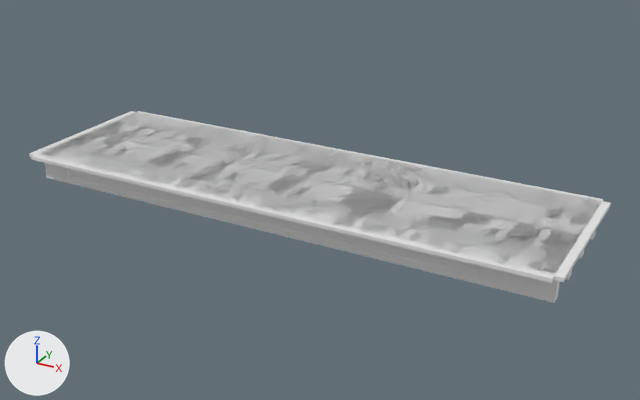
A saved change to the OBJ model IFC/PSC/Mumbai/Sup_Str/M_35_2L_OF_P/model.obj.
One viewpoint serves both versions: a 50 mm camera at (43.5, -40.4, 21.1) aimed at (18.8, 4.6, -1.4). Every picture has the same lights, and +X, +Y and +Z are marked at lower left. The older version comes first. Where no turn or scale is listed for an object, it has been applied to the vertices. Vertices at exactly the same position are counted once.

Names of what the first picture shows: 'model'.
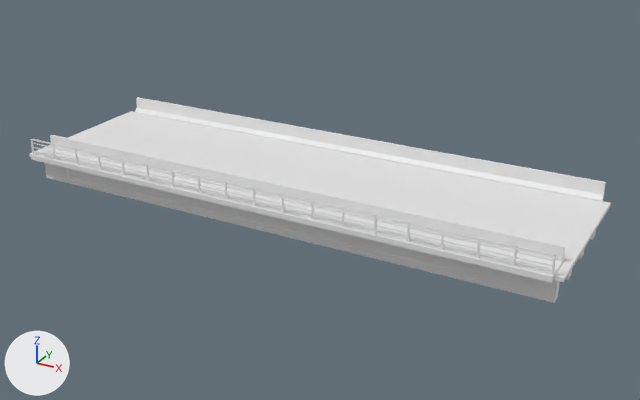
The change, as a diff of the scene's bpy script:
```diff
--- a/IFC/PSC/Mumbai/Sup_Str/M_35_2L_OF_P/model.obj.py
+++ b/IFC/PSC/Mumbai/Sup_Str/M_35_2L_OF_P/model.obj.py
@@ me_model @@
 # used by ob_model
-me_model.from_pydata(...)  # 7236 vertices, 21124 faces; spans x -0.5..35.5, y -1.2..9.9, z -1.9..0.0
+me_model.from_pydata(...)  # 7454 vertices, 21456 faces; spans x -0.5..35.5, y -1.2..9.9, z -1.9..1.2
+# me_model part 1: a new loose piece, a box spanning x 21.33..21.43, y -1.05..-0.95, z 0.1..1.2
+# me_model part 2: a new loose piece, a box spanning x 23.27..23.37, y -1.05..-0.95, z 0.1..1.2
+# me_model part 3: a new loose piece, a box spanning x 25.206..25.306, y -1.05..-0.95, z 0.1..1.2
+# me_model part 4: a new loose piece, a box spanning x 27.14..27.24, y -1.05..-0.95, z 0.1..1.2
+# me_model part 5: a new loose piece, a box spanning x 29.08..29.18, y -1.05..-0.95, z 0.1..1.2
+# me_model part 6: a new loose piece, a box spanning x 31.02..31.12, y -1.05..-0.95, z 0.1..1.2
+# me_model part 7: a new loose piece, a box spanning x 32.96..33.06, y -1.05..-0.95, z 0.1..1.2
+# me_model part 8: a new loose piece, a box spanning x 34.9..35.0, y -1.05..-0.95, z 0.1..1.2
+# me_model part 9: a new loose piece, a box spanning x 0.0..35.0, y -1.04..-0.96, z 1.12..1.2
+# me_model part 10: a new loose piece, a box spanning x 0.0..35.0, y -1.025..-0.975, z 0.275..0.325
+# me_model part 11: a new loose piece, a box spanning x 0.0..35.0, y -1.025..-0.975, z 0.575..0.625
+# me_model part 12: a new loose piece, a box spanning x 0.0..35.0, y -1.025..-0.975, z 0.875..0.925
+# me_model part 13
+# 17 vertices are added at x 0.0, y -1.2..9.9, z 0.0..1.1
+# 17 new vertices lie (35.0, 0.0, 0.0) away from vertices in x 0.0, y -1.2..9.9, z 0.0..1.1
+# 56 new faces join them
+# other edits to the shape of me_model do not show in these pictures
```

Location of each change, (x1, y1, x2, y2) in pixels of the pictures (640 x 400 px):
'model', reshaped (7% taller): before (29, 111, 611, 303); after (29, 97, 611, 303)
part 1 of me_model, added: after (311, 201, 314, 220)
part 2 of me_model, added: after (342, 208, 345, 227)
part 3 of me_model, added: after (374, 215, 377, 234)
part 4 of me_model, added: after (407, 222, 410, 242)
part 5 of me_model, added: after (441, 230, 444, 250)
part 6 of me_model, added: after (476, 238, 480, 258)
part 7 of me_model, added: after (513, 247, 517, 267)
part 8 of me_model, added: after (551, 254, 556, 275)
part 9 of me_model, added: after (32, 139, 554, 257)
part 10 of me_model, added: after (33, 151, 552, 272)
part 11 of me_model, added: after (33, 147, 552, 266)
part 12 of me_model, added: after (32, 143, 553, 261)
part 13 of me_model, added: after (31, 97, 606, 278)
